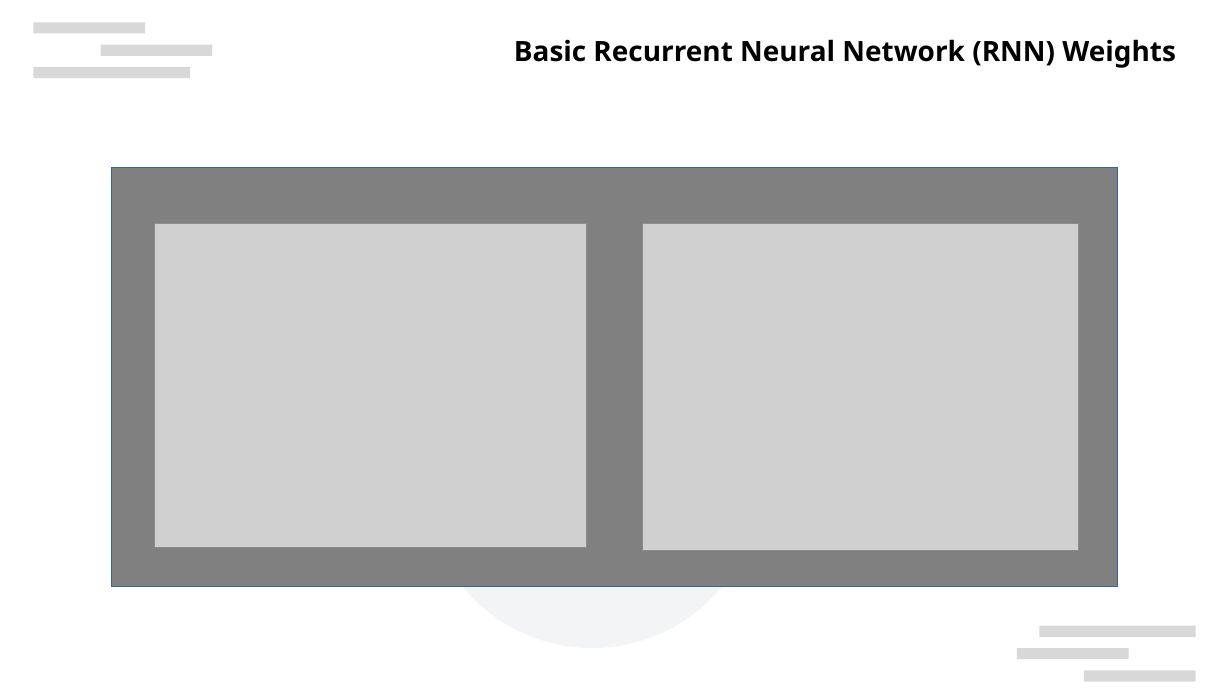
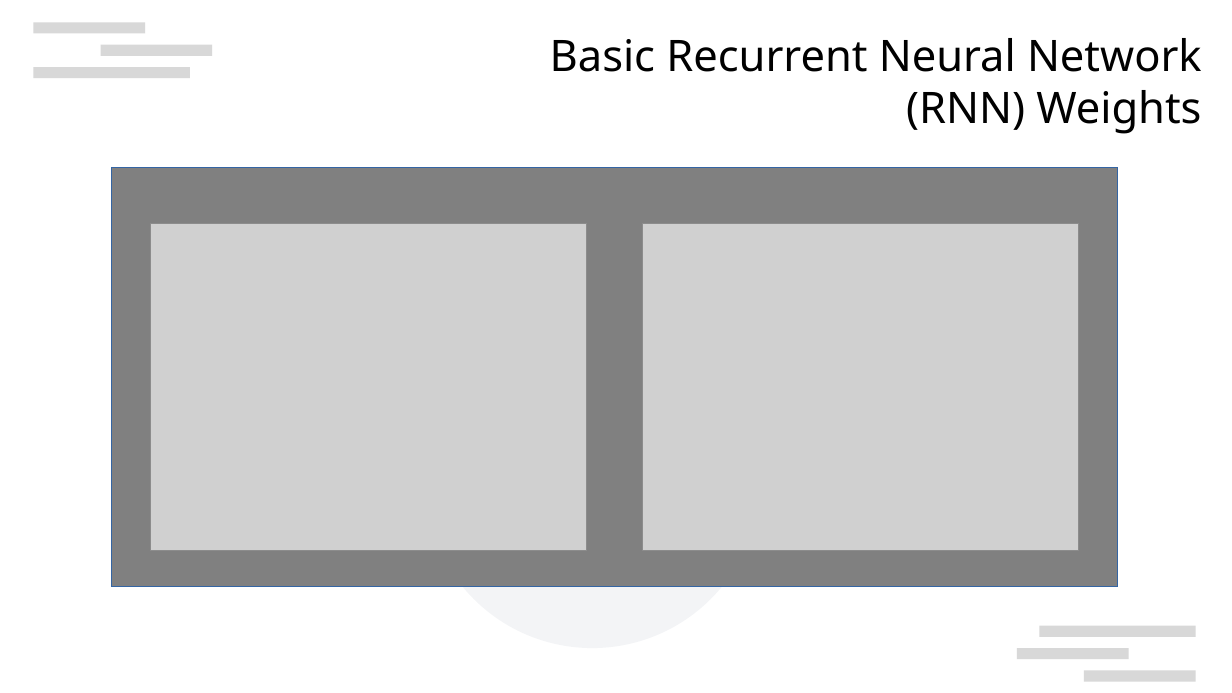
Before and after one commit to ItsAMeMario8/MotorTimingRNN, a slide deck: slide 6 of Modeling_RNN_Motor_Timing.odp (slide 5 before the commit). Drawn at 1232x693 pixels with LibreOffice and Linux fonts; fonts in the diff are those of the drawing; grey boxes stand for pictures; background and template pictures are left out. Boxes give left, top, right and bottom in pixels: in the first picture for what was removed or moved away, otherwise in the second. Text is boxed around its words. In the diff, an @@ line names an element or a change of style, - is before the commit and + after.

```diff
--- a/Modeling_RNN_Motor_Timing.odp
+++ b/Modeling_RNN_Motor_Timing.odp
@@ text "Basic Recurrent Neural Network (RNN) ...": place and size @@
-text "Basic Recurrent Neural Network (RNN) ..." at <box>514,39,1176,68</box>
+text "Basic Recurrent Neural Network (RNN) ..." at <box>550,38,1202,134</box>
@@ text "Basic Recurrent Neural Network (RNN) ..." at <box>550,38,1202,134</box>: size 18 to 28 pt, bold off; alignment left to right; indent changed; more space between paragraphs @@
@@ picture: place and size @@
-picture at <box>155,224,587,548</box>
+picture at <box>151,224,587,550</box>
```
Also in this commit, not shown: 5 other slides changed, 2 slides added, 1 slide removed.
